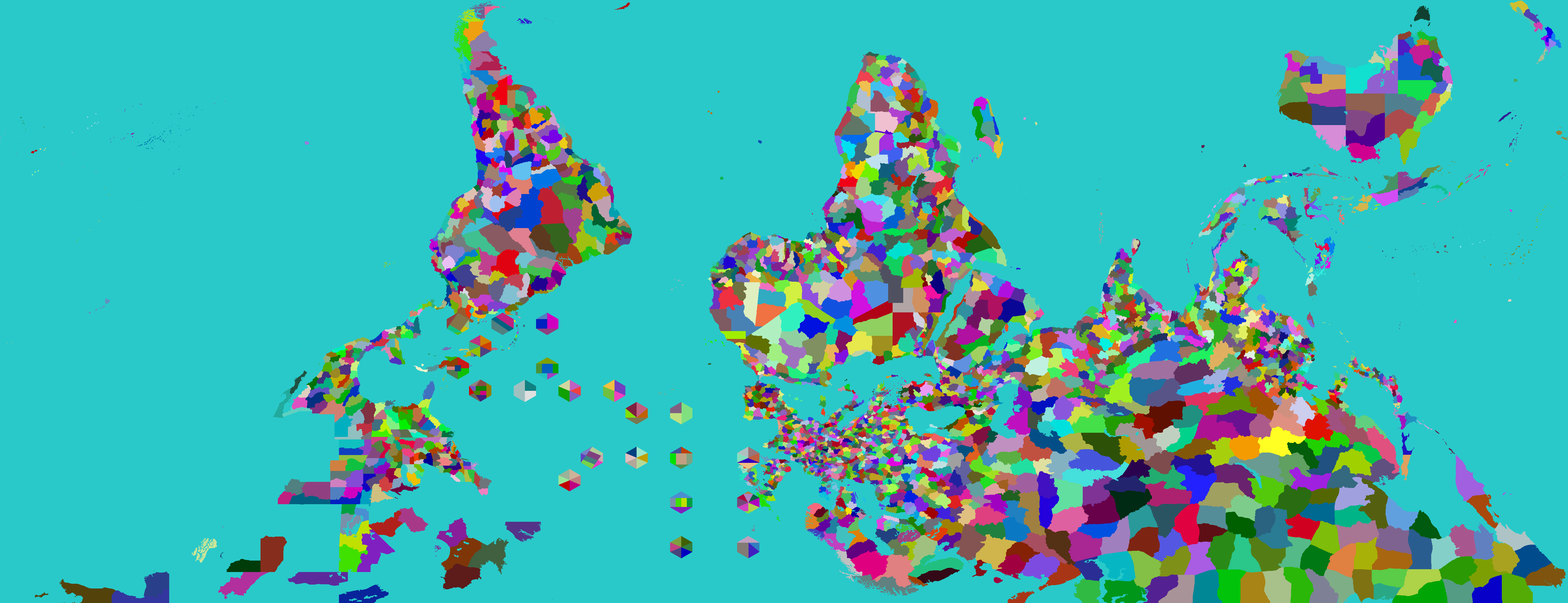
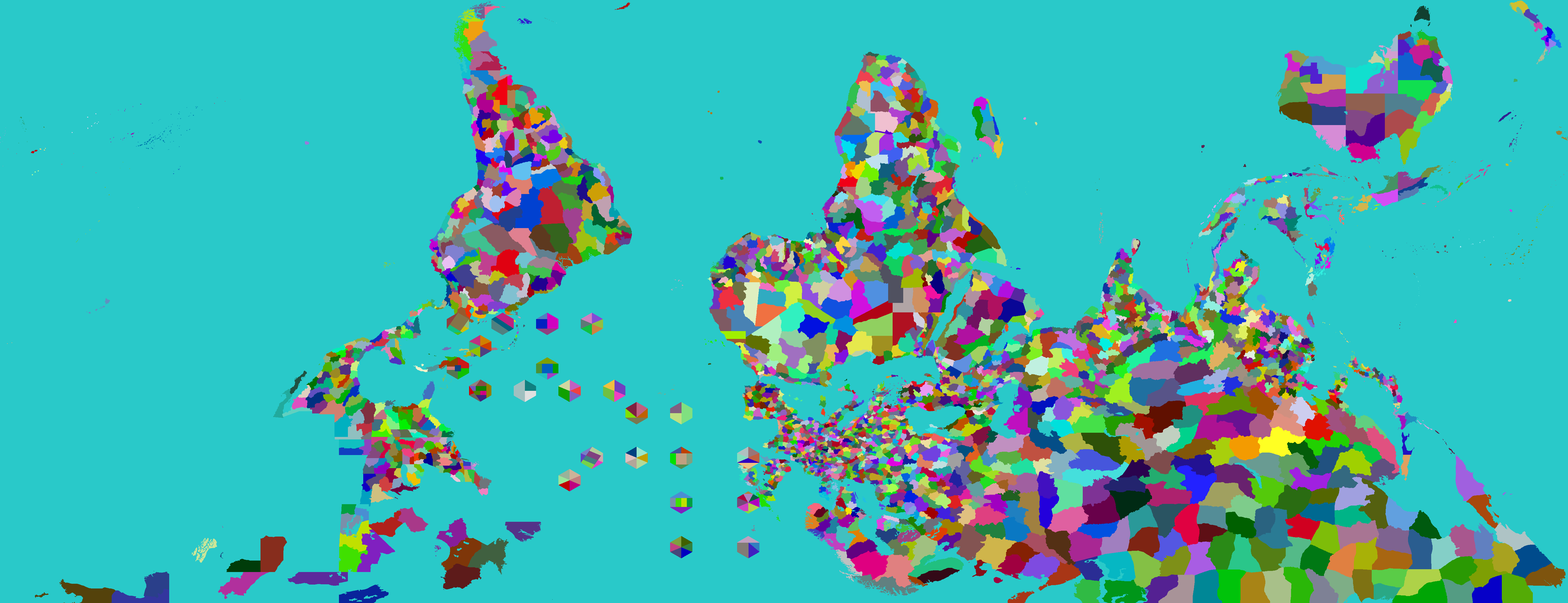
Layers edited between the first and the second 1568px x 603px image:
painted on "Provinces" over left=277, top=312, right=604, bottom=505
